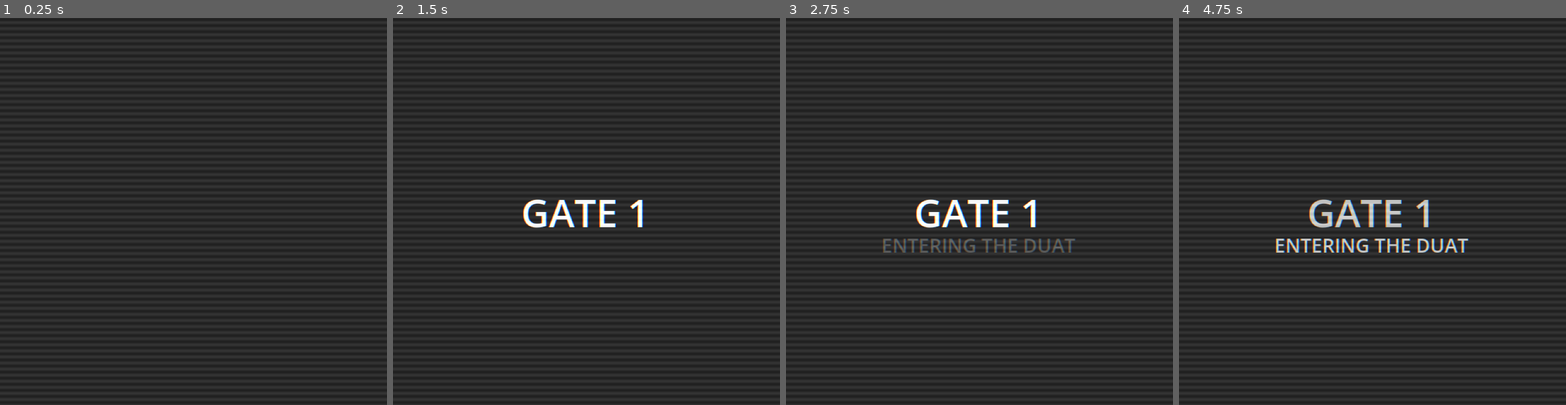
Above: before the commit, frames 1-4 (left to right).
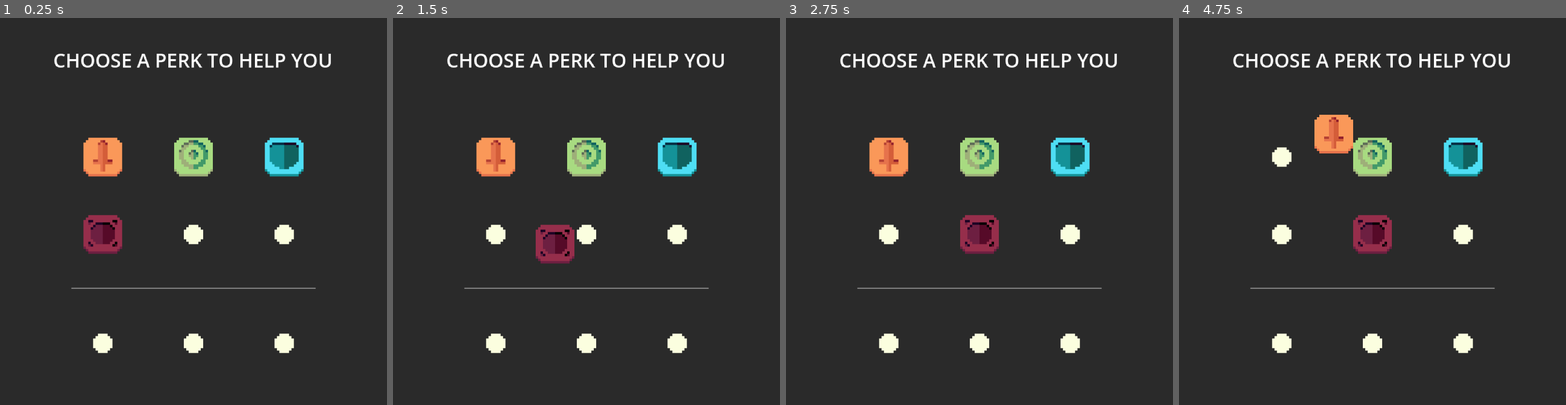
Above: after the commit, the same moments.

Repository: 0ctodice/GMTK-2026
Game: Godot game, scene res://Scene/world.tscn
Same seed, same stepped clock (60 frames per second), same inputs: the game is played once before the commit and once after it.
Inputs (mouse positions are in pixels of both pictures, inside the frame that each line leads up to):
- Up to frame 1 (0.25 s): no input
- Up to frame 2 (1.5 s): tap Enter at 0.5 s; move the mouse to (671, 192) at 0.52 s; hold D (move_right) 0.53-1.25 s; tap Space (dash) at 0.6 s; click (671, 192) at 0.67 s; drag from (509, 230) to (586, 211) at 1.27 s
- Up to frame 3 (2.75 s): move the mouse to (1018, 126) at 2.02 s; hold D (move_right) from 2.03 s (still down); tap Space (dash) at 2.1 s; click (1018, 126) at 2.17 s
- Up to frame 4 (4.75 s): release D (move_right) at 2.75 s; drag from (1353, 288) to (1256, 153) at 2.77 s; move the mouse to (1488, 269) at 3.52 s; hold A (move_left) 3.53-4.25 s; tap Space (dash) at 3.6, 4.25 s; click (1488, 269) at 3.67 s; drag from (1256, 153) to (1314, 114) at 4.27 s

The runs differ from the first frame. In frame 1, 6.3% of the frame differs, in the area x 14-86%, y 9-87%; in frame 2, 7.5%; in frame 3, 7.9%; in frame 4, 8.1%.

Commit message:
working on perk managing

Diff:
--- /dev/null
+++ b/Resource/shop.tres
@@ -0,0 +1,7 @@
+[gd_resource type="Resource" script_class="Shop" format=3 uid="uid://cbhab8fgqakgl"]
+
+[ext_resource type="Script" uid="uid://b4o0kua5oy7pn" path="res://Script/Perks/perk_base.gd" id="1_38wwc"]
+[ext_resource type="Script" uid="uid://clkj6ca1m2hmd" path="res://Script/shop.gd" id="1_dkk8p"]
+
+[resource]
+script = ExtResource("1_dkk8p")
--- a/Scene/beetle.tscn
+++ b/Scene/beetle.tscn
@@ -11,7 +11,7 @@
 collision_layer = 8
 gravity_scale = 0.0
 script = ExtResource("1_vyyyo")
-DASH_FACTOR = 2.5
+DASH_FACTOR = 1.5
 
 [node name="Shadow" type="Sprite2D" parent="." unique_id=213697029]
 position = Vector2(0, 1)
--- /dev/null
+++ b/Scene/inventory_display.tscn
@@ -0,0 +1,24 @@
+[gd_scene format=3 uid="uid://4aw17575ia5k"]
+
+[ext_resource type="Script" uid="uid://bk4y40rjr0foh" path="res://Script/inventory_display.gd" id="1_rqe0w"]
+[ext_resource type="PackedScene" uid="uid://b537gdmey7d73" path="res://Scene/slot_display.tscn" id="2_6iivp"]
+
+[node name="InventoryDisplay" type="GridContainer" unique_id=1692932495]
+anchors_preset = 15
+anchor_right = 1.0
+anchor_bottom = 1.0
+grow_horizontal = 2
+grow_vertical = 2
+theme_override_constants/h_separation = 0
+theme_override_constants/v_separation = 0
+columns = 3
+script = ExtResource("1_rqe0w")
+
+[node name="SlotDisplay" parent="." unique_id=1509815111 instance=ExtResource("2_6iivp")]
+layout_mode = 2
+
+[node name="SlotDisplay2" parent="." unique_id=428557983 instance=ExtResource("2_6iivp")]
+layout_mode = 2
+
+[node name="SlotDisplay3" parent="." unique_id=1060141750 instance=ExtResource("2_6iivp")]
+layout_mode = 2
--- a/Scene/perk_manager.tscn
+++ b/Scene/perk_manager.tscn
@@ -1,6 +1,46 @@
 [gd_scene format=3 uid="uid://evm5yr8pompx"]
 
 [ext_resource type="Script" uid="uid://drfvimm5gmwhl" path="res://Script/perk_manager.gd" id="1_77xdo"]
+[ext_resource type="Script" uid="uid://b4o0kua5oy7pn" path="res://Script/Perks/perk_base.gd" id="2_kw2sc"]
+[ext_resource type="Texture2D" uid="uid://3f7tjs5ey8w4" path="res://Asset/perks_contact.png" id="3_6yh17"]
+[ext_resource type="Texture2D" uid="uid://dc8538gcsdxde" path="res://Asset/perks_protection.png" id="3_x46jj"]
+[ext_resource type="Texture2D" uid="uid://cctemxrx5tmfj" path="res://Asset/perks_distance.png" id="5_ff1kf"]
+[ext_resource type="Texture2D" uid="uid://odqyuqlk377d" path="res://Asset/perks_zone.png" id="6_ff1kf"]
 
-[node name="PerkManager" type="Node2D" unique_id=1085121323]
+[sub_resource type="Resource" id="Resource_pqkix"]
+script = ExtResource("2_kw2sc")
+icon = ExtResource("3_6yh17")
+name = "Khopesh Sword"
+description = "A nice sword"
+damage = 3
+cooldown = 0.5
+metadata/_custom_type_script = "uid://b4o0kua5oy7pn"
+
+[sub_resource type="Resource" id="Resource_77xdo"]
+script = ExtResource("2_kw2sc")
+icon = ExtResource("3_x46jj")
+name = "the Scale of Anubis"
+description = "Confer Another chance to save your soul"
+level = 1
+metadata/_custom_type_script = "uid://b4o0kua5oy7pn"
+
+[sub_resource type="Resource" id="Resource_44jqg"]
+script = ExtResource("2_kw2sc")
+icon = ExtResource("5_ff1kf")
+name = "Sling"
+description = "First comes the stone"
+damage = 3
+cooldown = 0.5
+metadata/_custom_type_script = "uid://b4o0kua5oy7pn"
+
+[sub_resource type="Resource" id="Resource_2xadk"]
+script = ExtResource("2_kw2sc")
+icon = ExtResource("6_ff1kf")
+name = "Storm Zone"
+damage = 10
+cooldown = 1.0
+metadata/_custom_type_script = "uid://b4o0kua5oy7pn"
+
+[node name="PerkManager" type="Node2D" unique_id=1085121323 groups=["PerkManager"]]
 script = ExtResource("1_77xdo")
+PERKS = Array[ExtResource("2_kw2sc")]([SubResource("Resource_pqkix"), SubResource("Resource_77xdo"), SubResource("Resource_44jqg"), SubResource("Resource_2xadk")])
--- a/Scene/scorpio.tscn
+++ b/Scene/scorpio.tscn
@@ -2,7 +2,7 @@
 
 [ext_resource type="Script" uid="uid://bide1e531aent" path="res://Script/scorpio.gd" id="1_1s047"]
 [ext_resource type="Texture2D" uid="uid://b4ojtlvdoffjc" path="res://Asset/scorpio.png" id="2_1s047"]
-[ext_resource type="Script" uid="uid://s0n1wtgfa8qx" path="res://SCript/enemy_hurt_box.gd" id="3_ei5ax"]
+[ext_resource type="Script" uid="uid://s0n1wtgfa8qx" path="res://Script/enemy_hurt_box.gd" id="3_ei5ax"]
 
 [sub_resource type="RectangleShape2D" id="RectangleShape2D_eae6q"]
 size = Vector2(16.5, 10)
--- /dev/null
+++ b/Scene/shop_display.tscn
@@ -0,0 +1,33 @@
+[gd_scene format=3 uid="uid://cwo5kclr6quic"]
+
+[ext_resource type="PackedScene" uid="uid://b537gdmey7d73" path="res://Scene/slot_display.tscn" id="1_lx344"]
+[ext_resource type="Script" uid="uid://nt4i7r8330x2" path="res://Script/shop_display.gd" id="1_nnk2j"]
+
+[node name="ShopDisplay" type="GridContainer" unique_id=1692932495]
+anchors_preset = 15
+anchor_right = 1.0
+anchor_bottom = 1.0
+grow_horizontal = 2
+grow_vertical = 2
+theme_override_constants/h_separation = 0
+theme_override_constants/v_separation = 0
+columns = 3
+script = ExtResource("1_nnk2j")
+
+[node name="SlotDisplay" parent="." unique_id=1509815111 instance=ExtResource("1_lx344")]
+layout_mode = 2
+
+[node name="SlotDisplay2" parent="." unique_id=428557983 instance=ExtResource("1_lx344")]
+layout_mode = 2
+
+[node name="SlotDisplay3" parent="." unique_id=1060141750 instance=ExtResource("1_lx344")]
+layout_mode = 2
+
+[node name="SlotDisplay4" parent="." unique_id=687158685 instance=ExtResource("1_lx344")]
+layout_mode = 2
+
+[node name="SlotDisplay5" parent="." unique_id=299914028 instance=ExtResource("1_lx344")]
+layout_mode = 2
+
+[node name="SlotDisplay6" parent="." unique_id=1149904158 instance=ExtResource("1_lx344")]
+layout_mode = 2
--- /dev/null
+++ b/Scene/slot_display.tscn
@@ -0,0 +1,21 @@
+[gd_scene format=3 uid="uid://b537gdmey7d73"]
+
+[ext_resource type="Script" uid="uid://byrvgiopj8wkn" path="res://Script/slot_display.gd" id="1_dxwt7"]
+[ext_resource type="Texture2D" uid="uid://do8y75vrr6pob" path="res://Asset/no_perk.png" id="2_5gtdk"]
+
+[node name="SlotDisplay" type="CenterContainer" unique_id=1509815111]
+anchors_preset = 15
+anchor_right = 1.0
+anchor_bottom = 1.0
+grow_horizontal = 2
+grow_vertical = 2
+size_flags_horizontal = 3
+size_flags_vertical = 3
+script = ExtResource("1_dxwt7")
+
+[node name="ItemTextureRect" type="TextureRect" parent="." unique_id=1834011049]
+custom_minimum_size = Vector2(64, 64)
+layout_mode = 2
+offset_transform_enabled = true
+texture = ExtResource("2_5gtdk")
+stretch_mode = 3
--- a/Scene/spawn.tscn
+++ b/Scene/spawn.tscn
@@ -10,14 +10,14 @@
 script = ExtResource("1_cbgb2")
 enemy_scenes = Array[PackedScene]([ExtResource("4_n75rr"), ExtResource("3_q6bst"), ExtResource("2_2eiye")])
 
-[node name="Shadow" type="Sprite2D" parent="." unique_id=779914536]
+[node name="Shadow" type="Sprite2D" parent="." unique_id=1617440005]
 position = Vector2(0, 1)
 scale = Vector2(0.5, 0.5)
 texture = ExtResource("3_2eiye")
 region_enabled = true
 region_rect = Rect2(32, 0, 32, 48)
 
-[node name="Sprite2D" type="Sprite2D" parent="." unique_id=1617440005]
+[node name="Sprite2D" type="Sprite2D" parent="." unique_id=2055170514]
 scale = Vector2(0.5, 0.5)
 texture = ExtResource("3_2eiye")
 region_enabled = true
--- a/Scene/world.tscn
+++ b/Scene/world.tscn
@@ -7,7 +7,11 @@
 [ext_resource type="PackedScene" uid="uid://dk6ehqau60a2a" path="res://Scene/door.tscn" id="4_ol2hl"]
 [ext_resource type="Script" uid="uid://bfjcvv2v5o2iv" path="res://Script/ui_manager.gd" id="4_scul4"]
 [ext_resource type="PackedScene" uid="uid://bvwmtr2n0bkcm" path="res://Scene/ankh_points.tscn" id="6_37axr"]
+[ext_resource type="Script" uid="uid://bn2umimglg5ol" path="res://Script/shop_section.gd" id="8_6a5p4"]
 [ext_resource type="Shader" uid="uid://bvx2oktu364ro" path="res://Script/crt.gdshader" id="8_ddf65"]
+[ext_resource type="PackedScene" uid="uid://cwo5kclr6quic" path="res://Scene/shop_display.tscn" id="8_h7cfj"]
+[ext_resource type="PackedScene" uid="uid://evm5yr8pompx" path="res://Scene/perk_manager.tscn" id="8_y56vo"]
+[ext_resource type="PackedScene" uid="uid://4aw17575ia5k" path="res://Scene/inventory_display.tscn" id="11_nka0b"]
 
 [sub_resource type="NavigationPolygon" id="NavigationPolygon_pcvp0"]
 vertices = PackedVector2Array(280, 248, 40, 248, 40, 40, 280, 40)
@@ -45,6 +49,7 @@
 position = Vector2(160, 160)
 
 [node name="NavigationRegion2D" type="NavigationRegion2D" parent="." unique_id=800454323]
+visible = false
 navigation_polygon = SubResource("NavigationPolygon_pcvp0")
 
 [node name="RigidBody2D" type="StaticBody2D" parent="." unique_id=901506894]
@@ -82,6 +87,7 @@
 color = Color(0.16470589, 0.16470589, 0.16470589, 1)
 
 [node name="StriveSection" type="Control" parent="UI" unique_id=2021644853]
+visible = false
 layout_mode = 1
 anchors_preset = 15
 anchor_right = 1.0
@@ -90,6 +96,46 @@
 grow_vertical = 2
 
 [node name="Strive" type="Label" parent="UI/StriveSection" unique_id=1133821549]
+layout_mode = 1
+anchors_preset = 14
+anchor_top = 0.5
+anchor_right = 1.0
+anchor_bottom = 0.5
+offset_top = -41.0
+offset_bottom = 4.0
+grow_horizontal = 2
+grow_vertical = 2
+text = "6"
+label_settings = SubResource("LabelSettings_scul4")
+horizontal_alignment = 1
+vertical_alignment = 1
+
+[node name="Remaining" type="Label" parent="UI/StriveSection" unique_id=1439172269]
+layout_mode = 1
+anchors_preset = 14
+anchor_top = 0.5
+anchor_right = 1.0
+anchor_bottom = 0.5
+offset_top = -3.5
+offset_bottom = 45.5
+grow_horizontal = 2
+grow_vertical = 2
+text = "ATTEMPT REMAINING
+TO SAVE YOUR SOUL"
+label_settings = SubResource("LabelSettings_pcvp0")
+horizontal_alignment = 1
+vertical_alignment = 1
+
+[node name="DoorSection" type="Control" parent="UI" unique_id=1449269037]
+visible = false
+layout_mode = 1
+anchors_preset = 15
+anchor_right = 1.0
+anchor_bottom = 1.0
+grow_horizontal = 2
+grow_vertical = 2
+
+[node name="DoorNumber" type="Label" parent="UI/DoorSection" unique_id=609841442]
 layout_mode = 1
 anchors_preset = 14
 anchor_top = 0.5
@@ -99,12 +145,12 @@
 offset_bottom = 22.5
 grow_horizontal = 2
 grow_vertical = 2
-text = "6"
+text = "GATE 1"
 label_settings = SubResource("LabelSettings_scul4")
 horizontal_alignment = 1
 vertical_alignment = 1
 
-[node name="Remaining" type="Label" parent="UI/StriveSection" unique_id=1439172269]
+[node name="DoorName" type="Label" parent="UI/DoorSection" unique_id=639984183]
 layout_mode = 1
 anchors_preset = 14
 anchor_top = 0.5
@@ -114,50 +160,13 @@
 offset_bottom = 39.0
 grow_horizontal = 2
 grow_vertical = 2
-text = "STRIVE REMAINING"
-label_settings = SubResource("LabelSettings_pcvp0")
-horizontal_alignment = 1
-vertical_alignment = 1
-
-[node name="DoorSection" type="Control" parent="UI" unique_id=1449269037]
-layout_mode = 1
-anchors_preset = 15
-anchor_right = 1.0
-anchor_bottom = 1.0
-grow_horizontal = 2
-grow_vertical = 2
-
-[node name="DoorNumber" type="Label" parent="UI/DoorSection" unique_id=609841442]
-layout_mode = 1
-anchors_preset = 14
-anchor_top = 0.5
-anchor_right = 1.0
-anchor_bottom = 0.5
-offset_top = -22.5
-offset_bottom = 22.5
-grow_horizontal = 2
-grow_vertical = 2
-text = "GATE 1"
-label_settings = SubResource("LabelSettings_scul4")
-horizontal_alignment = 1
-vertical_alignment = 1
-
-[node name="DoorName" type="Label" parent="UI/DoorSection" unique_id=639984183]
-layout_mode = 1
-anchors_preset = 14
-anchor_top = 0.5
-anchor_right = 1.0
-anchor_bottom = 0.5
-offset_top = 16.0
-offset_bottom = 39.0
-grow_horizontal = 2
-grow_vertical = 2
 text = "ENTERING THE DUAT"
 label_settings = SubResource("LabelSettings_pcvp0")
 horizontal_alignment = 1
 vertical_alignment = 1
 
 [node name="GameOverSection" type="Control" parent="UI" unique_id=734298964]
+visible = false
 layout_mode = 1
 anchors_preset = 15
 anchor_right = 1.0
@@ -224,9 +233,70 @@
 grow_vertical = 0
 text = "RETRY"
 
-[node name="CanvasLayer" type="CanvasLayer" parent="." unique_id=1468300057]
-
-[node name="ColorRect" type="ColorRect" parent="CanvasLayer" unique_id=765518710]
+[node name="ShopSection" type="Control" parent="UI" unique_id=159973292]
+layout_mode = 1
+anchors_preset = 15
+anchor_right = 1.0
+anchor_bottom = 1.0
+grow_horizontal = 2
+grow_vertical = 2
+script = ExtResource("8_6a5p4")
+
+[node name="PerkManager" parent="UI/ShopSection" unique_id=1085121323 instance=ExtResource("8_y56vo")]
+
+[node name="Title" type="Label" parent="UI/ShopSection" unique_id=1388063952]
+layout_mode = 1
+anchors_preset = -1
+anchor_top = 0.072000004
+anchor_right = 1.0
+anchor_bottom = 0.14400001
+offset_top = -0.040000916
+offset_bottom = -0.08000183
+grow_horizontal = 2
+text = "CHOOSE A PERK TO HELP YOU"
+horizontal_alignment = 1
+vertical_alignment = 1
+
+[node name="ShopDisplay" parent="UI/ShopSection" unique_id=1692932495 instance=ExtResource("8_h7cfj")]
+layout_mode = 1
+anchors_preset = 14
+anchor_top = 0.5
+anchor_bottom = 0.5
+offset_left = 47.0
+offset_top = -77.0
+offset_right = -47.0
+offset_bottom = 51.0
+
+[node name="HSeparator" type="HSeparator" parent="UI/ShopSection" unique_id=1359355563]
+layout_mode = 1
+anchors_preset = 12
+anchor_top = 1.0
+anchor_right = 1.0
+anchor_bottom = 1.0
+offset_left = 60.0
+offset_top = -112.0
+offset_right = -60.0
+offset_bottom = -81.0
+grow_horizontal = 2
+grow_vertical = 0
+mouse_filter = 2
+
+[node name="InventoryDisplay" parent="UI/ShopSection" unique_id=1390613480 instance=ExtResource("11_nka0b")]
+layout_mode = 1
+anchors_preset = -1
+anchor_top = 0.74100006
+anchor_bottom = 0.94100004
+offset_left = 47.0
+offset_top = -0.120025635
+offset_right = -47.0
+offset_bottom = -0.120025635
+grow_horizontal = 1
+grow_vertical = 1
+
+[node name="CrtEffect" type="CanvasLayer" parent="." unique_id=1468300057]
+visible = false
+
+[node name="ColorRect" type="ColorRect" parent="CrtEffect" unique_id=765518710]
 material = SubResource("ShaderMaterial_ol2hl")
 anchors_preset = 15
 anchor_right = 1.0
--- a/Script/Perks/perk_base.gd
+++ b/Script/Perks/perk_base.gd
@@ -4,14 +4,16 @@
 @export var icon: Texture2D
 @export var name: String
 @export var description: String
-@export_range(1, 100) var damage: int
-@export var cooldown: float
+@export_range(0, 100) var damage: int
+@export_range(0, 100) var cooldown: float
 @export_range(1, 3) var level: int
+@export var scene: PackedScene
 
-func _init(_icon = null, _name = "placeholder", _description = "NONE", _damage = 1, _cooldown = 0, _level = 1):
+func _init(_icon = null, _name = "placeholder", _description = "NONE", _damage = 1, _cooldown = 0, _level = 1, _scene = null):
 	name = _name
 	icon = _icon
 	damage = _damage
 	description = _description
 	cooldown = _cooldown
 	level = _level
+	scene = _scene
--- /dev/null
+++ b/Script/inventory_display.gd
@@ -0,0 +1,22 @@
+extends GridContainer
+
+var shop: Shop = preload("res://Resource/shop.tres")
+var perk_manager: PerkManager
+
+func _ready():
+	perk_manager = get_tree().get_first_node_in_group("PerkManager")
+	shop.player_item_changed.connect(on_items_changed)
+	update_shop_display()
+
+func update_shop_display():
+	for index in shop.player_items.size():
+		update_shop_slot_display(index)
+
+func update_shop_slot_display(index):
+	var slot_display = get_child(index)
+	var item = shop.player_items[index]
+	slot_display.display_item(item)
+
+func on_items_changed(indexes):
+	for index in indexes:
+		update_shop_slot_display(index)
--- a/Script/perk_manager.gd
+++ b/Script/perk_manager.gd
@@ -1,15 +1,10 @@
 extends Node2D
 class_name PerkManager
 
-@export var perk_1: Perk
-@export var perk_2: Perk
-@export var perk_3: Perk
+@export var PERKS: Array[Perk]
 
-# Called when the node enters the scene tree for the first time.
-func _ready():
-	pass # Replace with function body.
-
-
-# Called every frame. 'delta' is the elapsed time since the previous frame.
-func _process(delta):
-	pass
+func get_random_perk() -> Perk:
+	if PERKS.size() > 0:
+		return PERKS.pop_at(randi_range(0, PERKS.size() - 1))
+	else:
+		return null
--- /dev/null
+++ b/Script/shop.gd
@@ -0,0 +1,32 @@
+class_name Shop
+extends Resource
+
+signal item_changed(indexes)
+signal player_item_changed(indexes)
+
+var items: Array[Perk] = [
+	null, null, null, null, null, null
+]
+
+var player_items = [
+	null, null, null
+]
+
+func set_item(index, item):
+	var previous_item = items[index]
+	items[index] = item
+	item_changed.emit([index])
+	return previous_item
+
+func swap_items(item_a_index, item_b_index):
+	var item_a = items[item_a_index]
+	var item_b = items[item_b_index]
+	items[item_a_index] = item_b
+	items[item_b_index] = item_a
+	item_changed.emit([item_a_index, item_b_index])
+
+func remove_item(index):
+	var item = items[index]
+	items[index] = null
+	item_changed.emit([index])
+	return item
--- /dev/null
+++ b/Script/shop_display.gd
@@ -0,0 +1,23 @@
+extends GridContainer
+
+var shop: Shop = preload("res://Resource/shop.tres")
+var perk_manager: PerkManager
+
+func _ready():
+	perk_manager = get_tree().get_first_node_in_group("PerkManager")
+	shop.item_changed.connect(on_items_changed)
+	update_shop_display()
+
+func update_shop_display():
+	for index in shop.items.size():
+		shop.items[index] = perk_manager.get_random_perk()
+		update_shop_slot_display(index)
+
+func update_shop_slot_display(index):
+	var slot_display = get_child(index)
+	var item = shop.items[index]
+	slot_display.display_item(item)
+
+func on_items_changed(indexes):
+	for index in indexes:
+		update_shop_slot_display(index)
--- /dev/null
+++ b/Script/shop_section.gd
@@ -0,0 +1,10 @@
+extends Control
+
+var shop: Shop = preload("res://Resource/shop.tres")
+
+
+func _can_drop_data(_at_position, data):
+	return data is Dictionary and data.has("item")
+
+func _drop_data(_at_position, data):
+	shop.set_item(data.index, data.item)
--- /dev/null
+++ b/Script/slot_display.gd
@@ -0,0 +1,33 @@
+extends CenterContainer
+
+var shop: Shop = preload("res://Resource/shop.tres")
+@onready var item_texture: TextureRect = $ItemTextureRect
+
+func display_item(item):
+	if item is Perk:
+		item_texture.texture = item.icon
+	else:
+		item_texture.texture = load("res://Asset/no_perk.png")
+
+
+func _get_drag_data(_at_position):
+	var index = get_index()
+	var item = shop.remove_item(index)
+	if item is Perk:
+		var data = {}
+		data.item = item
+		data.index = index
+		var drag_preview = TextureRect.new()
+		drag_preview.texture = item.icon
+		set_drag_preview(drag_preview)
+		return data
+
+	return null
+
+func _can_drop_data(_at_position, data):
+	return data is Dictionary and data.has("item")
+
+func _drop_data(_at_position, data):
+	var my_index = get_index()
+	shop.swap_items(my_index, data.index)
+	shop.set_item(my_index, data.item)
--- a/Script/ui_manager.gd
+++ b/Script/ui_manager.gd
@@ -33,6 +33,7 @@
 	"REACHING THE ENTERNAL FIEDS",
 	"FINAL ASCENSION"
 ]
+
 var tween: Tween
 var state: STATES = STATES.ENTERING_DOOR
 var strive_remaining: int = 6
@@ -57,7 +58,7 @@
 	retry.disabled = true
 	retry.modulate = Color.TRANSPARENT
 
-	transition_entering_door()
+	# transition_entering_door()
 
 
 # Called every frame. 'delta' is the elapsed time since the previous frame.
--- a/project.godot
+++ b/project.godot
@@ -30,6 +30,7 @@
 [global_group]
 
 Player=""
+PerkManager=""
 
 [input]
 
Binary file added: Asset/no_perk.png
Not shown, added: Asset/no_perk.png.import
Binary file added: Asset/perks_contact.png
Not shown, added: Asset/perks_contact.png.import
Binary file added: Asset/perks_distance.png
Not shown, added: Asset/perks_distance.png.import
Binary file added: Asset/perks_protection.png
Not shown, added: Asset/perks_protection.png.import
Binary file added: Asset/perks_zone.png
Not shown, added: Asset/perks_zone.png.import
Not shown, added: Script/inventory_display.gd.uid
Not shown, added: Script/shop.gd.uid
(and 5 more such lines)
